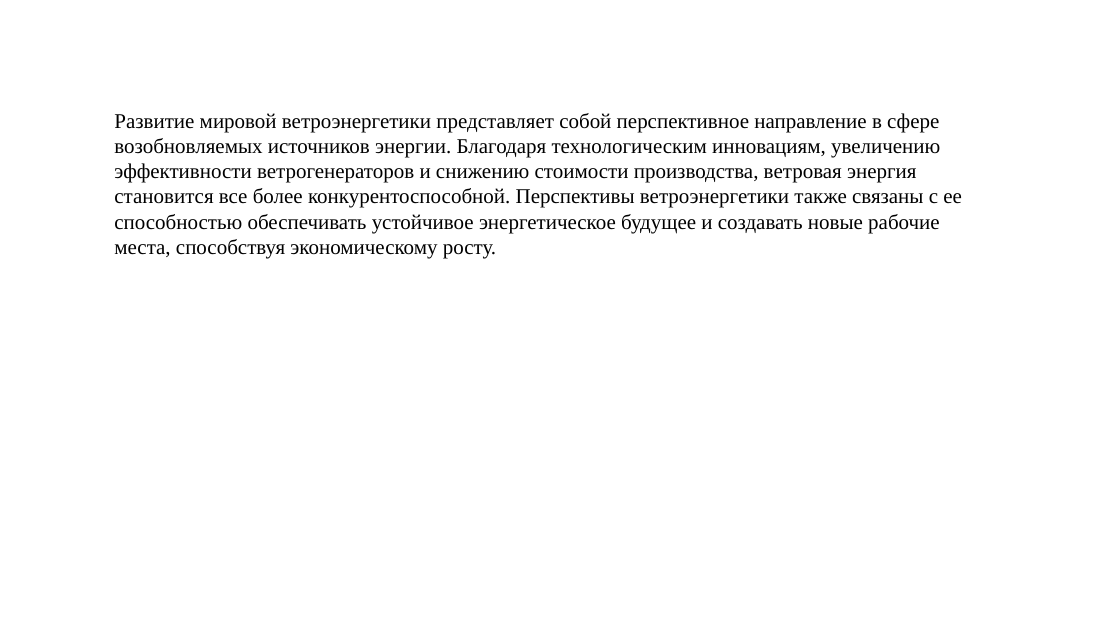
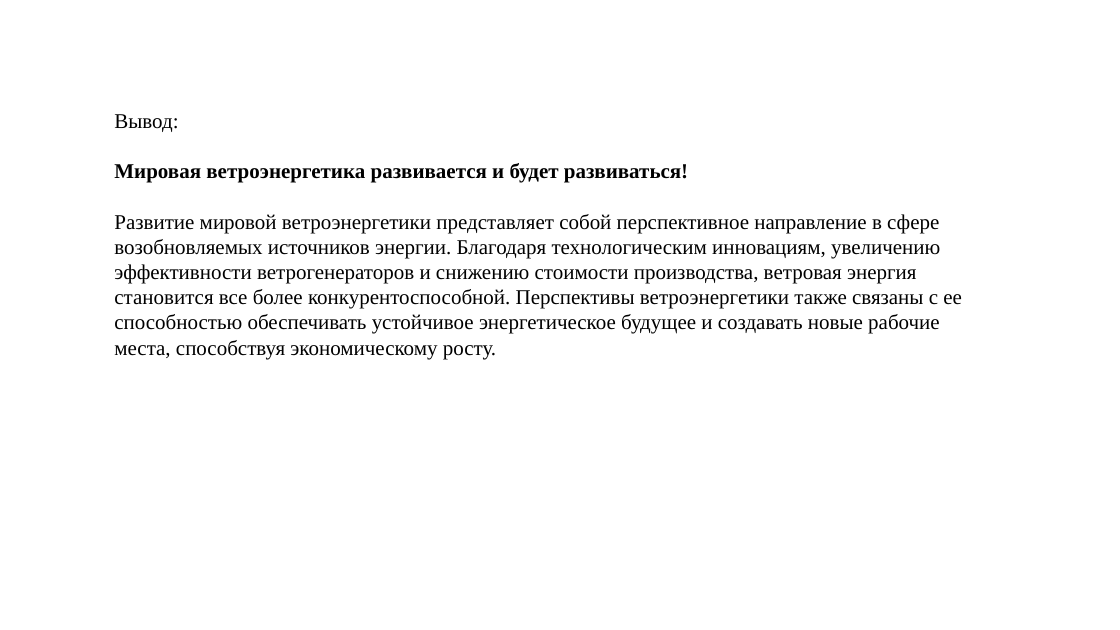
Before and after one commit to Misha1601/magistr, a slide deck: slide 18 of Конференции/Конференция 2023 осень/Никифоров Перспективы развития мировой вероэнергетики.pptx. Drawn at 1120x630 pixels with LibreOffice and Linux fonts; fonts in the diff are those of the drawing; background and template pictures are left out. Boxes give left, top, right and bottom in pixels: in the first picture for what was removed or moved away, otherwise in the second. Text is boxed around its words. In the diff, an @@ line names an element or a change of style, - is before the commit and + after.

```diff
--- a/Конференции/Конференция 2023 осень/Никифоров Перспективы развития мировой вероэнергетики.pptx
+++ b/Конференции/Конференция 2023 осень/Никифоров Перспективы развития мировой вероэнергетики.pptx
@@ text at box(114, 114, 688, 183): paragraphs added @@
+Вывод:
+Мировая ветроэнергетика развивается и будет развиваться!
```
Also in this commit, not shown: 2 other slides changed, 2 slides added, 1 slide removed, 1 other file.
